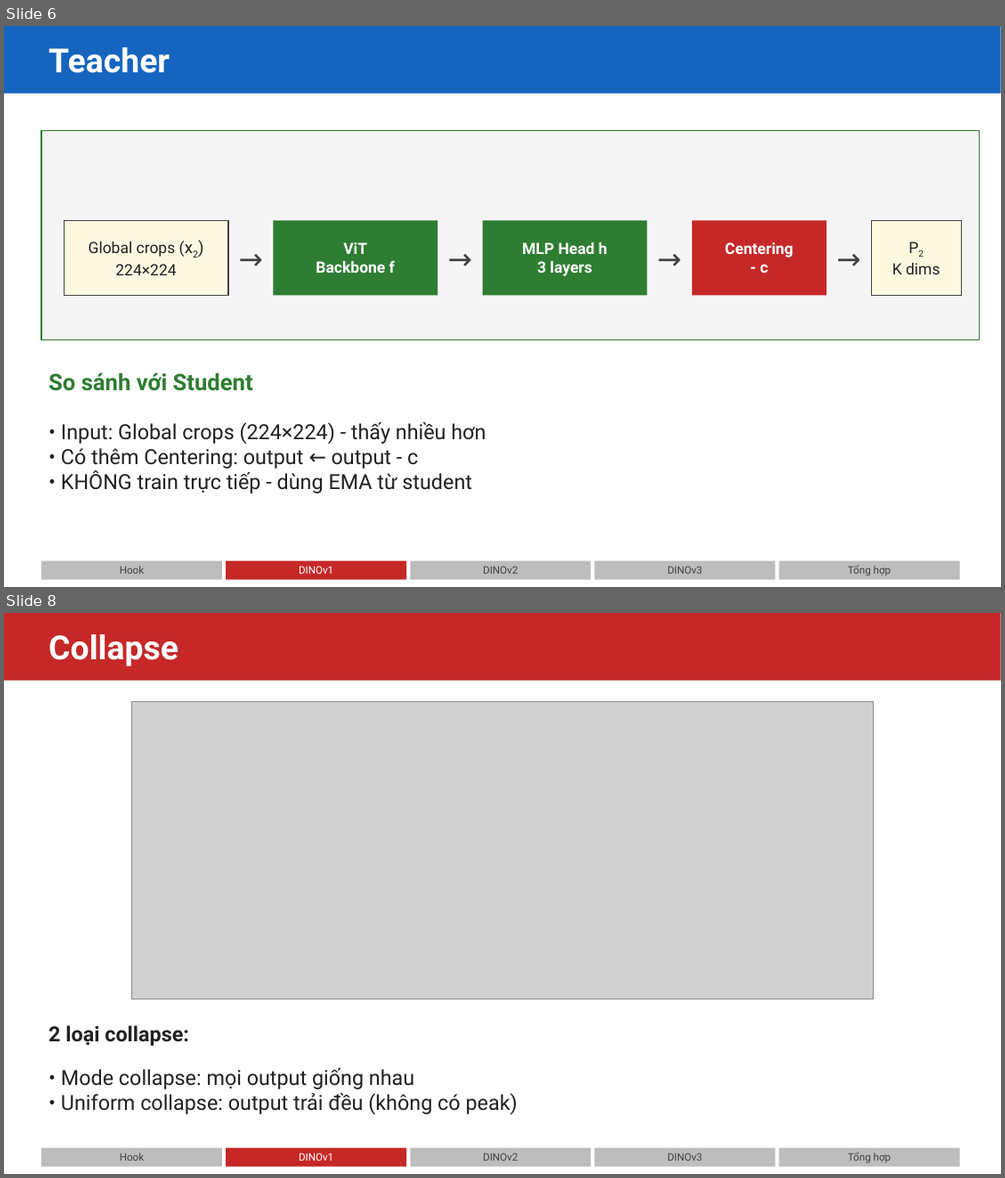
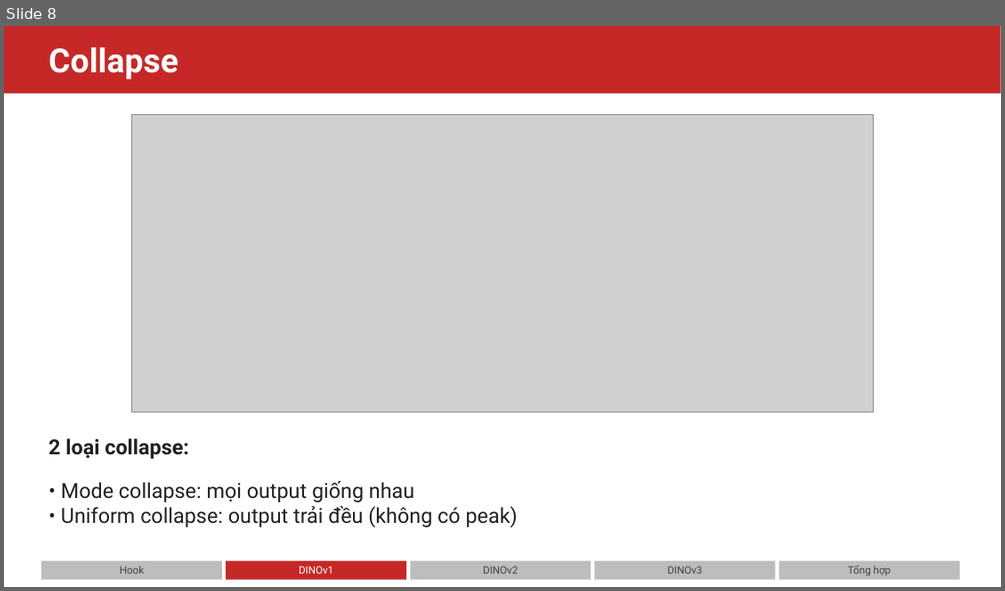
Before and after one commit to nmnhut-it/Dino, a slide deck: DINO_Seminar_v69.1.pptx. Shown one above the other, each under a label of ours: slides 6 and 8 before the commit, slide 8 after it; the slides between them are not shown. The pictures are 1005x1178 and 1005x591 pixels, drawn with LibreOffice and Linux fonts; fonts in the diff are those of the drawing; grey boxes stand for pictures. Boxes give left, top, right and bottom in pixels: in the first picture for what was removed or moved away, otherwise in the second. Text is boxed around its words. In the diff, an @@ line names an element or a change of style, - is before the commit and + after.

```diff
--- a/DINO_Seminar_v69.1.pptx
+++ b/DINO_Seminar_v69.1.pptx
@@ slide 6 removed at [4, 26, 1001, 587], background #FFFFFF @@
@@ rectangle removed at [4, 26, 1001, 94] @@
@@ text removed at [48, 47, 170, 73] @@
-Teacher
@@ rectangle removed at [41, 131, 979, 340] @@
@@ rectangle removed at [64, 220, 228, 295] @@
@@ text removed at [228, 220, 273, 295] @@
-→
@@ rectangle removed at [273, 220, 437, 295] @@
@@ text removed at [437, 220, 483, 295] @@
-→
@@ rectangle removed at [483, 220, 647, 295] @@
@@ text removed at [647, 220, 692, 295] @@
-→
@@ rectangle removed at [692, 220, 826, 295] @@
@@ text removed at [826, 220, 872, 295] @@
-→
@@ rectangle removed at [872, 220, 961, 295] @@
@@ text removed at [89, 241, 176, 275] @@
-Global crops (x2)
-224×224
@@ text removed at [316, 242, 395, 273] @@
-ViT
-Backbone f
@@ text removed at [522, 242, 607, 276] @@
-MLP Head h
-3 layers
@@ text removed at [725, 242, 793, 273] @@
-Centering
-- c
@@ text removed at [892, 263, 939, 274] @@
-P2
-K dims
@@ text removed at [48, 372, 253, 391] @@
-So sánh với Student
@@ text removed at [61, 422, 485, 493] @@
-• Input: Global crops (224×224) - thấy nhiều hơn
-• Có thêm Centering: output ← output - c
-• KHÔNG train trực tiếp - dùng EMA từ student
@@ rectangle removed at [41, 561, 222, 580] @@
@@ text removed at [120, 565, 144, 573] @@
-Hook
@@ rectangle removed at [226, 561, 407, 580] @@
@@ text removed at [299, 565, 333, 573] @@
-DINOv1
@@ rectangle removed at [410, 561, 591, 580] @@
@@ text removed at [483, 565, 518, 573] @@
-DINOv2
@@ rectangle removed at [595, 561, 776, 580] @@
@@ text removed at [667, 565, 702, 573] @@
-DINOv3
@@ rectangle removed at [778, 561, 960, 580] @@
@@ text removed at [848, 564, 891, 576] @@
-Tổng hợp
```
Also in this commit, not shown: 3 slides changed, 3 slides added, 2 other slides removed, 2 other files.
